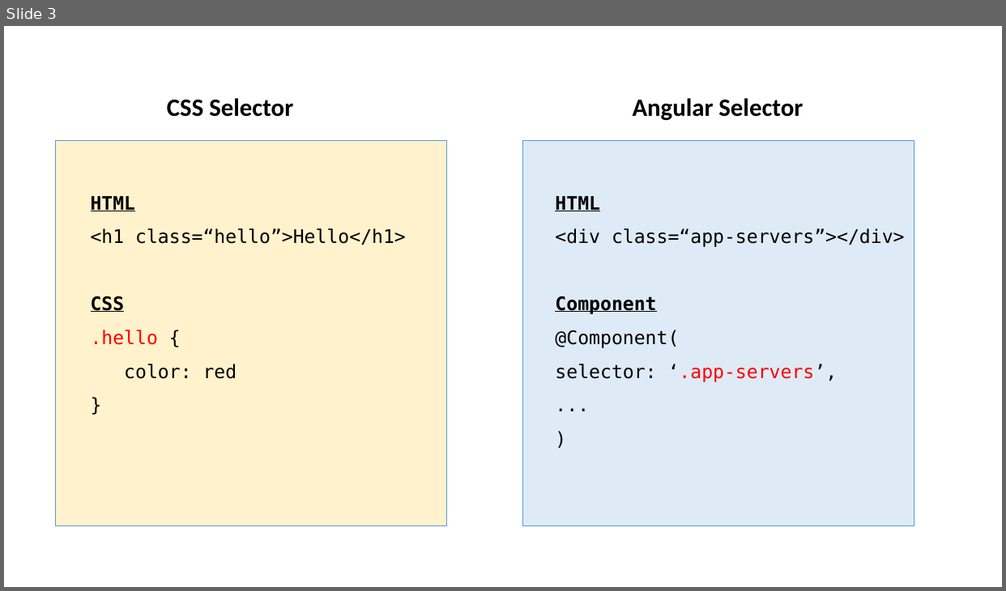
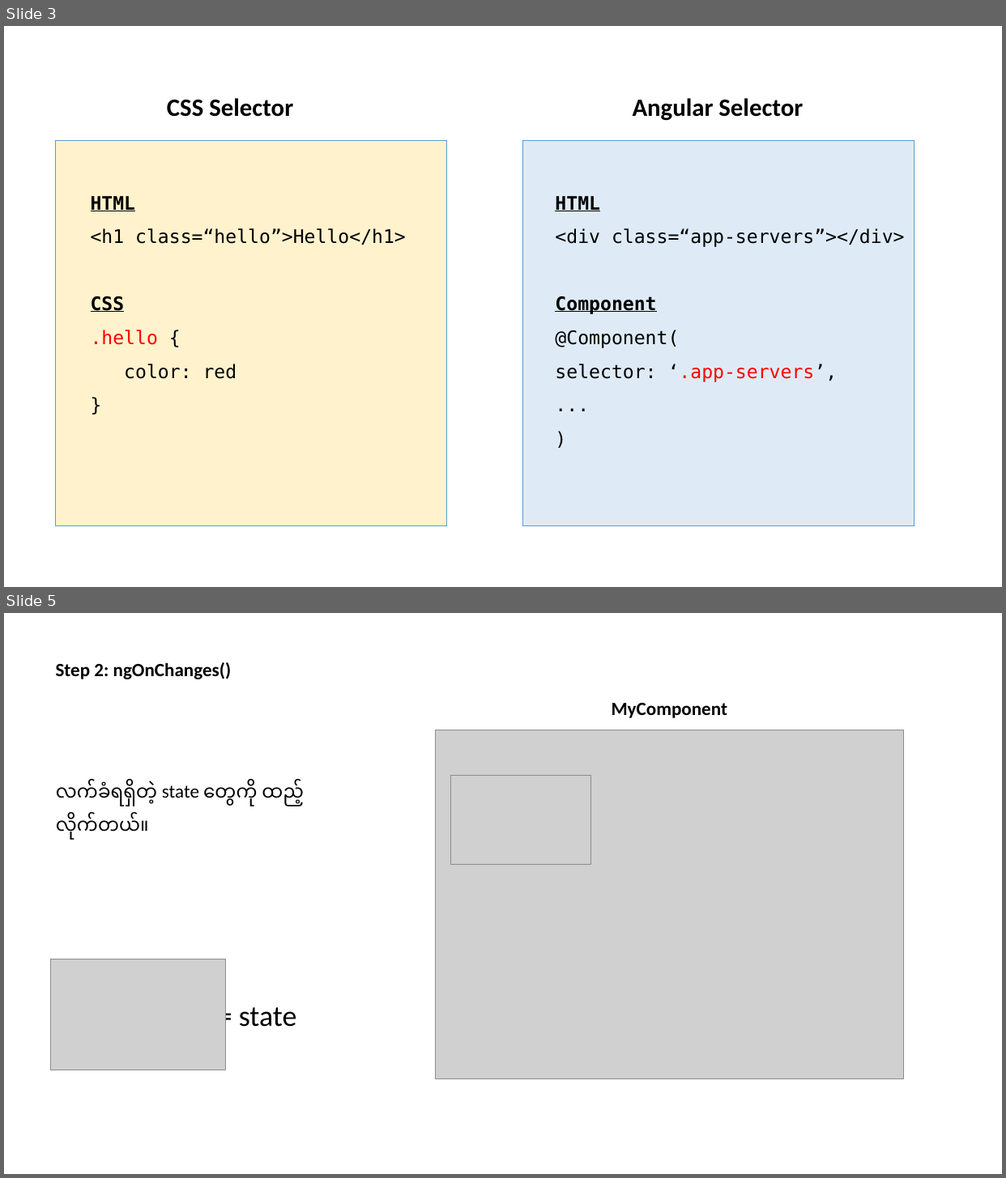
Before and after one commit to yeminko/angular-training, a slide deck: Resources/Notes.pptx. Shown one above the other, each under a label of ours: slide 3 before the commit, slides 3 and 5 after it; the slides between them are not shown. The pictures are 1006x591 and 1006x1178 pixels, drawn with LibreOffice and Linux fonts; fonts in the diff are those of the drawing; grey boxes stand for pictures. Boxes give left, top, right and bottom in pixels: in the first picture for what was removed or moved away, otherwise in the second. Text is boxed around its words. In the diff, an @@ line names an element or a change of style, - is before the commit and + after.

```diff
--- a/Resources/Notes.pptx
+++ b/Resources/Notes.pptx
@@ slide 5 added at box(4, 613, 1002, 1174), background #FFFFFF @@
@@ text added at box(56, 662, 232, 679), 18 pt, text #000000, bold @@
+Step 2: ngOnChanges()
@@ text added at box(612, 703, 727, 718), 18 pt, text #000000, bold @@
+MyComponent
@@ picture added at box(435, 730, 904, 1080) @@
@@ text added at box(56, 779, 304, 840), 18 pt, text #000000 @@
+လက်ခံရရှိတဲ့ state တွေကို ထည့်လိုက်တယ်။
@@ picture added at box(451, 776, 591, 865) @@
@@ picture added at box(50, 960, 226, 1071) @@
@@ text added at box(239, 1007, 297, 1027), 28 pt, text #000000 @@
+= state
```
Also in this commit, not shown: 8 other slides added, 47 other files.
